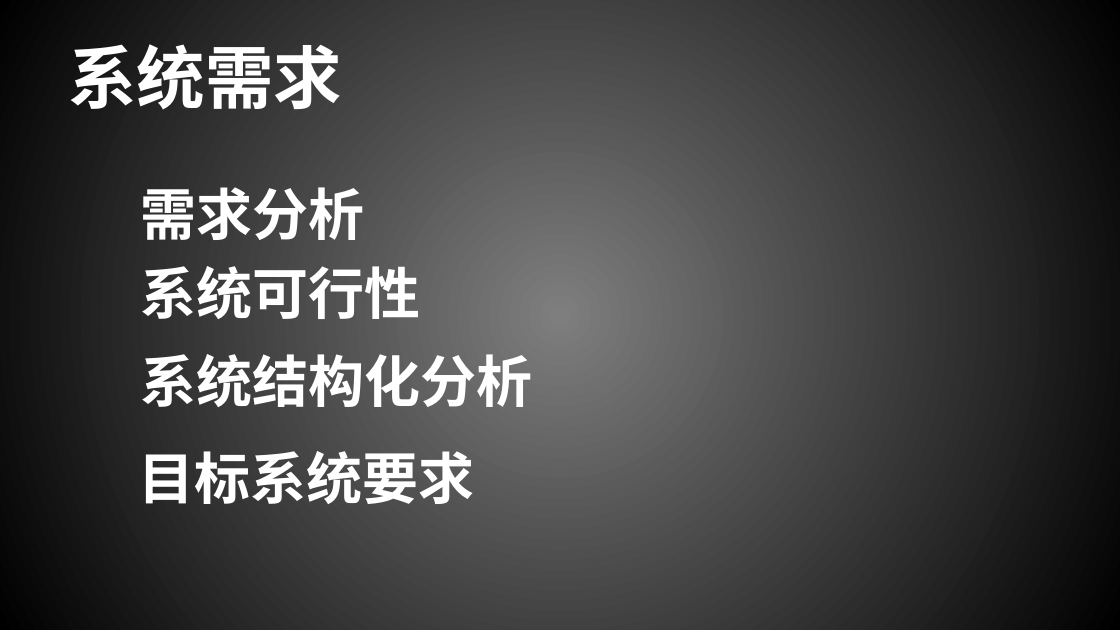
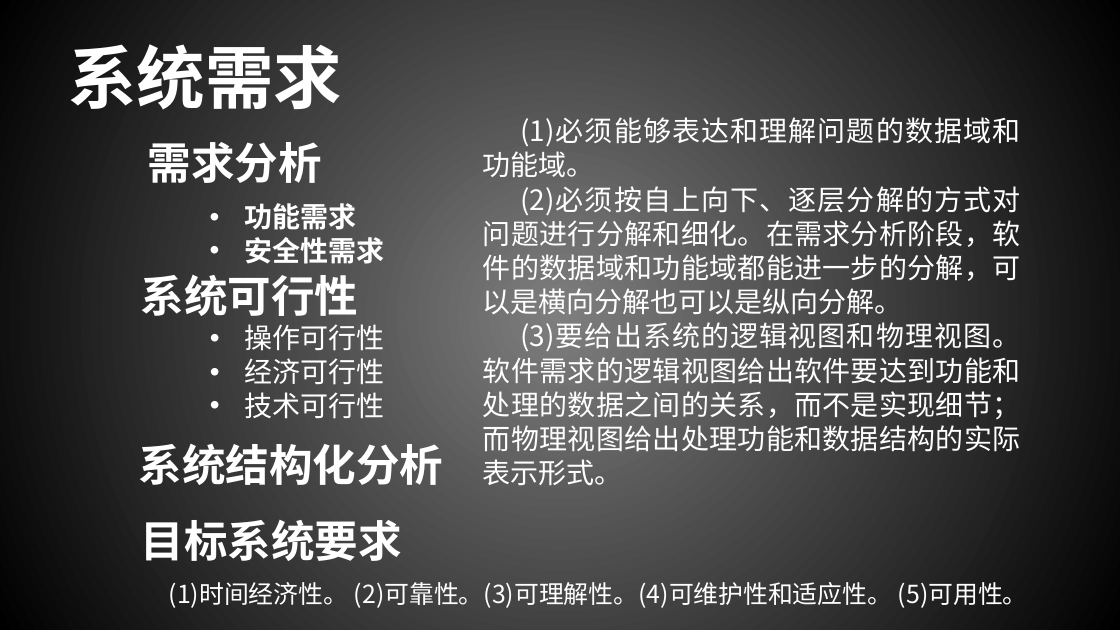
Before and after one commit to wangjun-tino/AtdpX, a slide deck: slide 6 of 毕业设计/毕业答辩.pptx. Drawn at 1120x630 pixels with LibreOffice and Linux fonts; fonts in the diff are those of the drawing. Boxes give left, top, right and bottom in pixels: in the first picture for what was removed or moved away, otherwise in the second. Text is boxed around its words. In the diff, an @@ line names an element or a change of style, - is before the commit and + after.

```diff
--- a/毕业设计/毕业答辩.pptx
+++ b/毕业设计/毕业答辩.pptx
@@ text added at [483, 113, 1021, 485], 18 pt, text #FFFFFF @@
+(1)必须能够表达和理解问题的数据域和功能域。
+(2)必须按自上向下、逐层分解的方式对问题进行分解和细化。在需求分析阶段，软件的数据域和功能域都能进一步的分解，可以是横向分解也可以是纵向分解。
+(3)要给出系统的逻辑视图和物理视图。软件需求的逻辑视图给出软件要达到功能和处理的数据之间的关系，而不是实现细节；而物理视图给出处理功能和数据结构的实际表示形式。
@@ text "需求分析": place and size @@
-text "需求分析" at [140, 187, 364, 240]
+text "需求分析" at [148, 142, 322, 183]
@@ text added at [245, 203, 385, 264], 18 pt, text #FFFFFF, bold @@
+• 功能需求
+• 安全性需求
@@ text "系统可行性": place and size @@
-text "系统可行性" at [140, 258, 420, 329]
+text "系统可行性" at [141, 275, 359, 316]
@@ text added at [245, 324, 385, 419], 18 pt, text #FFFFFF @@
+• 操作可行性
+• 经济可行性
+• 技术可行性
@@ size 36 to 28 pt in 4 elements at [141, 275, 359, 316], [148, 142, 322, 183], [141, 520, 402, 561], [139, 438, 444, 492] @@
@@ text "系统结构化分析": place and size @@
-text "系统结构化分析" at [140, 346, 532, 417]
+text "系统结构化分析" at [139, 438, 444, 492]
@@ text "目标系统要求": place and size @@
-text "目标系统要求" at [139, 443, 475, 514]
+text "目标系统要求" at [141, 520, 402, 561]
@@ text added at [169, 582, 1028, 608], 16 pt, text #FFFFFF @@
+(1)时间经济性。 (2)可靠性。(3)可理解性。(4)可维护性和适应性。 (5)可用性。
```
Also in this commit, not shown: 1 slide removed, 1 other file.
